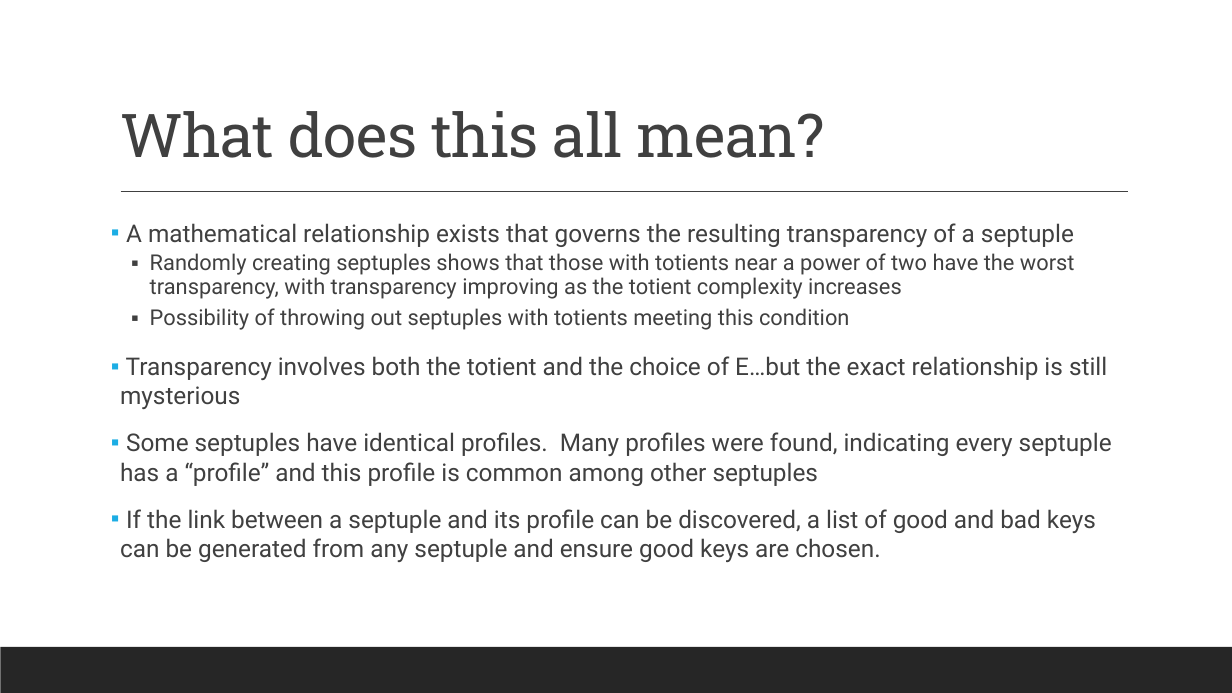
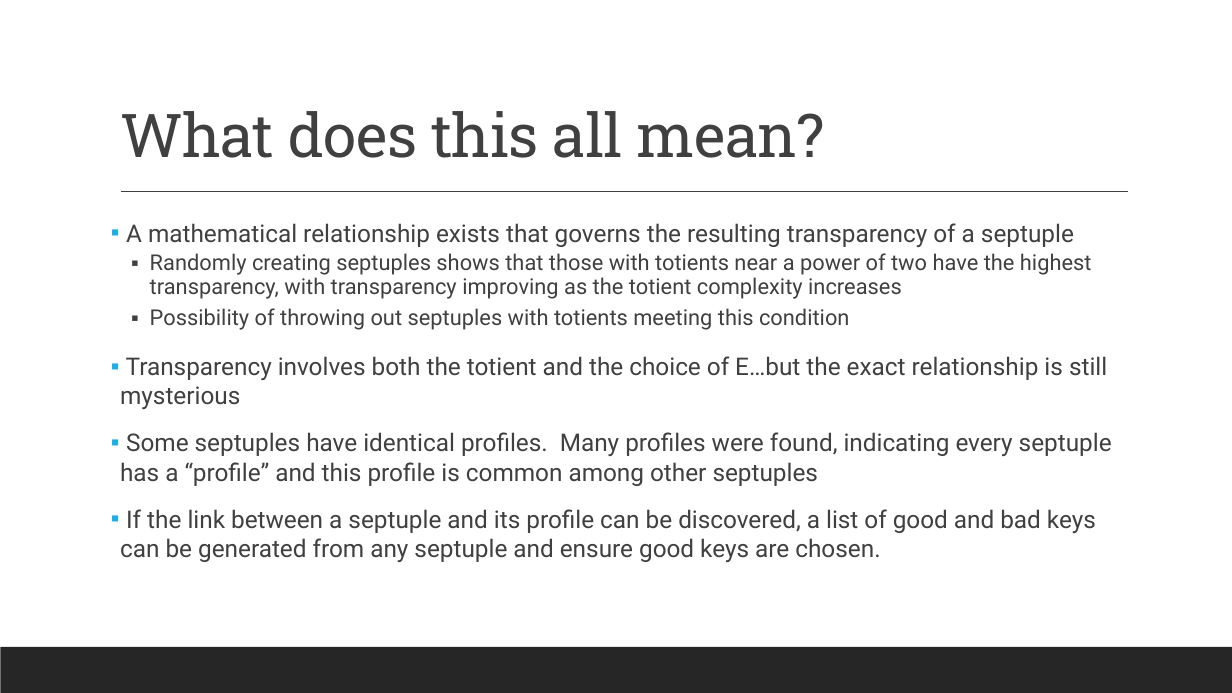
Before and after one commit to aronjschwartz/RSA_Encryption, a slide deck: slide 19 of RSA_Presentations/RSA_Research_Presentation_AronSchwartz.pptx. Drawn at 1232x693 pixels with LibreOffice and Linux fonts; fonts in the diff are those of the drawing. Boxes give left, top, right and bottom in pixels: in the first picture for what was removed or moved away, otherwise in the second. Text is boxed around its words. In the diff, an @@ line names an element or a change of style, - is before the commit and + after.

Commit message:
Updated slides

```diff
--- a/RSA_Presentations/RSA_Research_Presentation_AronSchwartz.pptx
+++ b/RSA_Presentations/RSA_Research_Presentation_AronSchwartz.pptx
@@ text at [150, 253, 1092, 299]: text changed @@
-  ▪ Randomly creating septuples shows that those with totients near a power of two have the worst transparency, with transparency improving as the totient complexity increases
+  ▪ Randomly creating septuples shows that those with totients near a power of two have the highest transparency, with transparency improving as the totient complexity increases
```
Also in this commit, not shown: 7 other slides changed.
